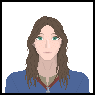
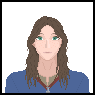
Before/after of a (95, 95) layered artwork. What changed in the layer stack:
painted on "Background" over [32,25,62,85]
